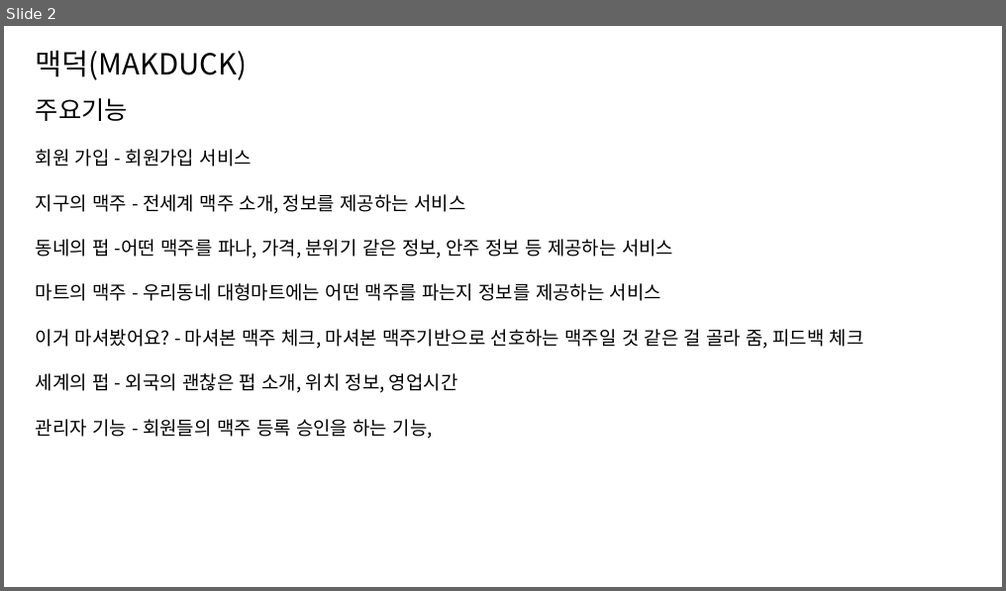
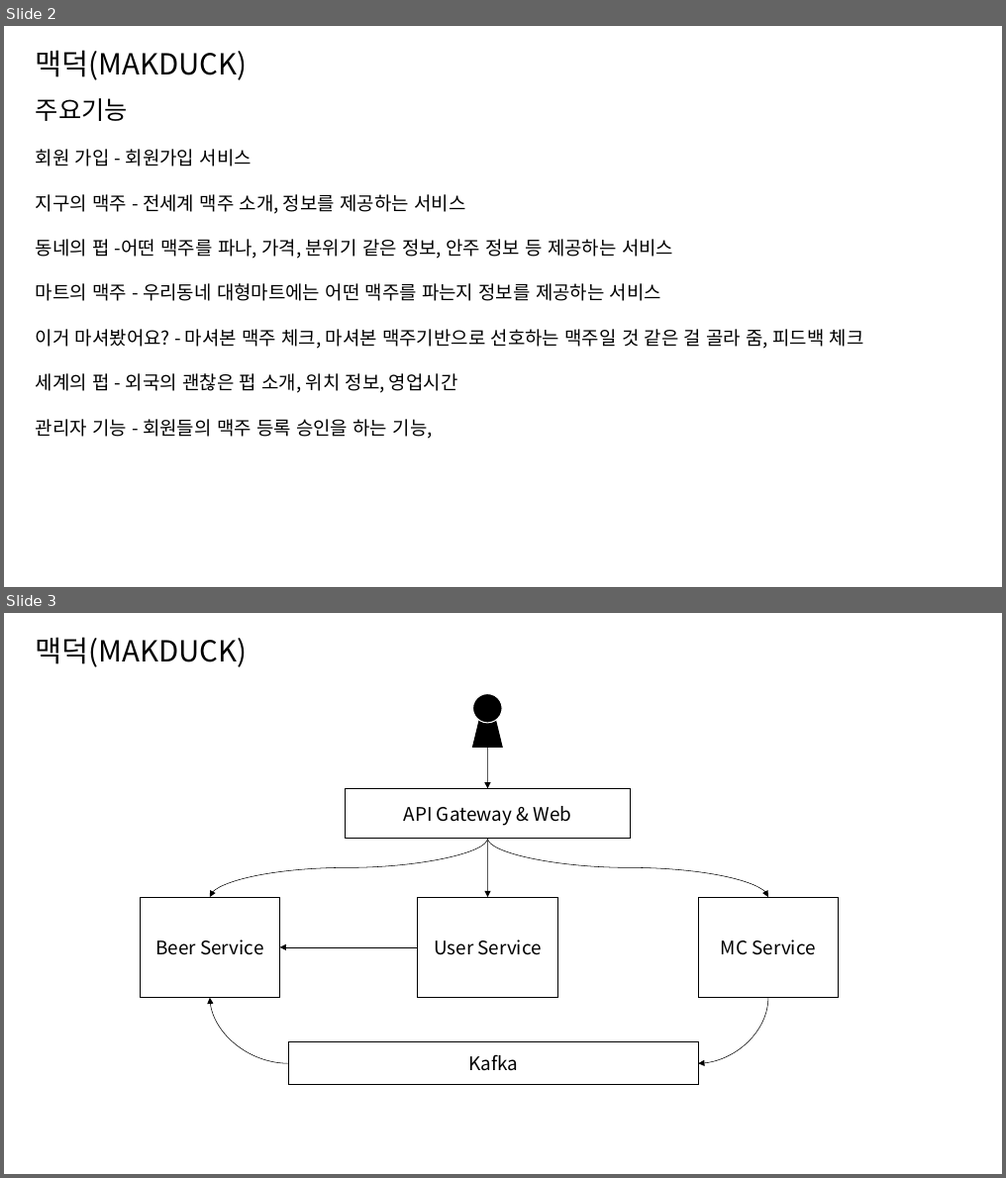
Before and after one commit to suleesulee/MAKDUCK, a slide deck: etc/MAKDUCK_suleesulee.pptx. Shown one above the other, each under a label of ours: slide 2 before the commit, slides 2 and 3 after it. The pictures are 1006x591 and 1006x1178 pixels, drawn with LibreOffice and Linux fonts; fonts in the diff are those of the drawing. Boxes give left, top, right and bottom in pixels: in the first picture for what was removed or moved away, otherwise in the second. Text is boxed around its words. In the diff, an @@ line names an element or a change of style, - is before the commit and + after.

```diff
--- a/etc/MAKDUCK_suleesulee.pptx
+++ b/etc/MAKDUCK_suleesulee.pptx
@@ slide 3 added at (4,613,1002,1174), background #FFFFFF @@
@@ text added at (36,637,248,667), 28 pt, text #000000 @@
+맥덕(MAKDUCK)
@@ ellipse added at (472,694,502,723), fill #000000, outline #FFFFFF 1 pt @@
@@ trapezoid added at (472,717,502,747), fill #000000, outline #000000 1 pt @@
@@ arrow added from (487, 747) to (487, 789), #000000 0.5 pt @@
@@ rectangle added at (345,789,631,839), outline #000000 1 pt, 18 pt, text #000000 @@
+API Gateway & Web
@@ curved arrow added from (487, 839) to (210, 897), #000000 0.5 pt @@
@@ curved arrow added from (487, 839) to (768, 897), #000000 0.5 pt @@
@@ curved arrow added from (487, 839) to (487, 897), #000000 0.5 pt @@
@@ rectangle added at (141,897,280,998), outline #000000 1 pt, 18 pt, text #000000 @@
+Beer Service
@@ rectangle added at (418,897,558,998), outline #000000 1 pt, 18 pt, text #000000 @@
+User Service
@@ rectangle added at (699,897,839,998), outline #000000 1 pt, 18 pt, text #000000 @@
+MC Service
@@ arrow added from (418, 948) to (279, 948), #000000 0.5 pt @@
@@ curved arrow added from (288, 1063) to (210, 998), #000000 0.5 pt @@
@@ curved arrow added from (768, 998) to (699, 1063), #000000 0.5 pt @@
@@ rectangle added at (288,1043,698,1085), outline #000000 1 pt, 18 pt, text #000000 @@
+Kafka
```
Also in this commit, not shown: 4 other slides added, 2 other files.
